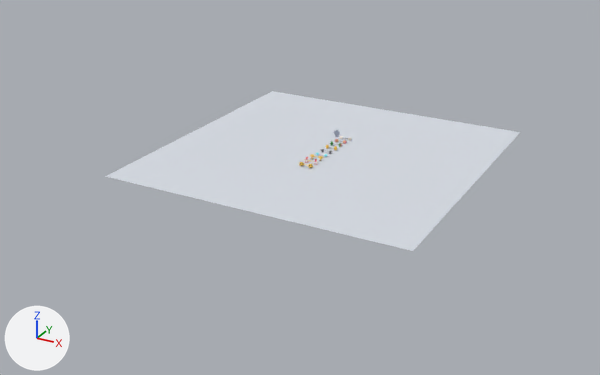
What one commit did to the Blender file models/items/weights.blend.
The view is the same before and after, from a 50 mm lens placed at (229.0, -480.0, 197.0), pointed at (-9.0, -48.0, -19.0). The axes (+X, +Y, +Z) are drawn at lower left. The lights are the same throughout. The older version comes first.
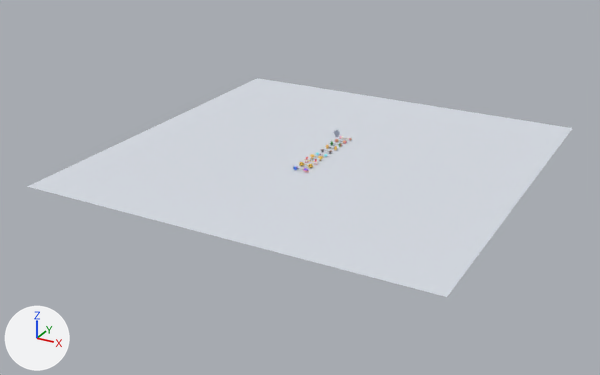
Boxes (x1, y1, x2, y2) around the edits, measured in the pictures (600 x 375 px):
'Plane', reshaped, moved (31% wider, 37% taller): before (105, 91, 520, 251); after (27, 78, 572, 297)

Edits to the bpy script that builds the scene:
```text
Change me_plane:
    used by ob_plane; location = (0.0, -28.0, 0.0)
    remove me_plane.from_pydata(...)  # 4 vertices, 1 face; spans x -100.0..100.0, y -100.0..100.0, z 0.0
    add me_plane.from_pydata(...)  # 4 vertices, 1 face; spans x -130.0..130.0, y -130.0..130.0, z 0.0
    me_plane part 1
    me_plane.vertices[0].co: (-100.0, -100.0, 0.0) -> (-130.0, -130.0, 0.0)  # pixel (104, 176) -> pixel (27, 186)
    me_plane.vertices[1].co: (100.0, -100.0, 0.0) -> (130.0, -130.0, 0.0)  # pixel (412, 251) -> pixel (446, 297)
    me_plane.vertices[2].co: (-100.0, 100.0, 0.0) -> (-130.0, 130.0, 0.0)  # pixel (272, 91) -> pixel (257, 78)
    me_plane.vertices[3].co: (100.0, 100.0, 0.0) -> (130.0, 130.0, 0.0)  # pixel (520, 132) -> pixel (572, 128)
Change ob_plane:
    ob_plane.location: (0.0, -28.0, 0.0) -> (0.0, -32.0, 0.0)
```
